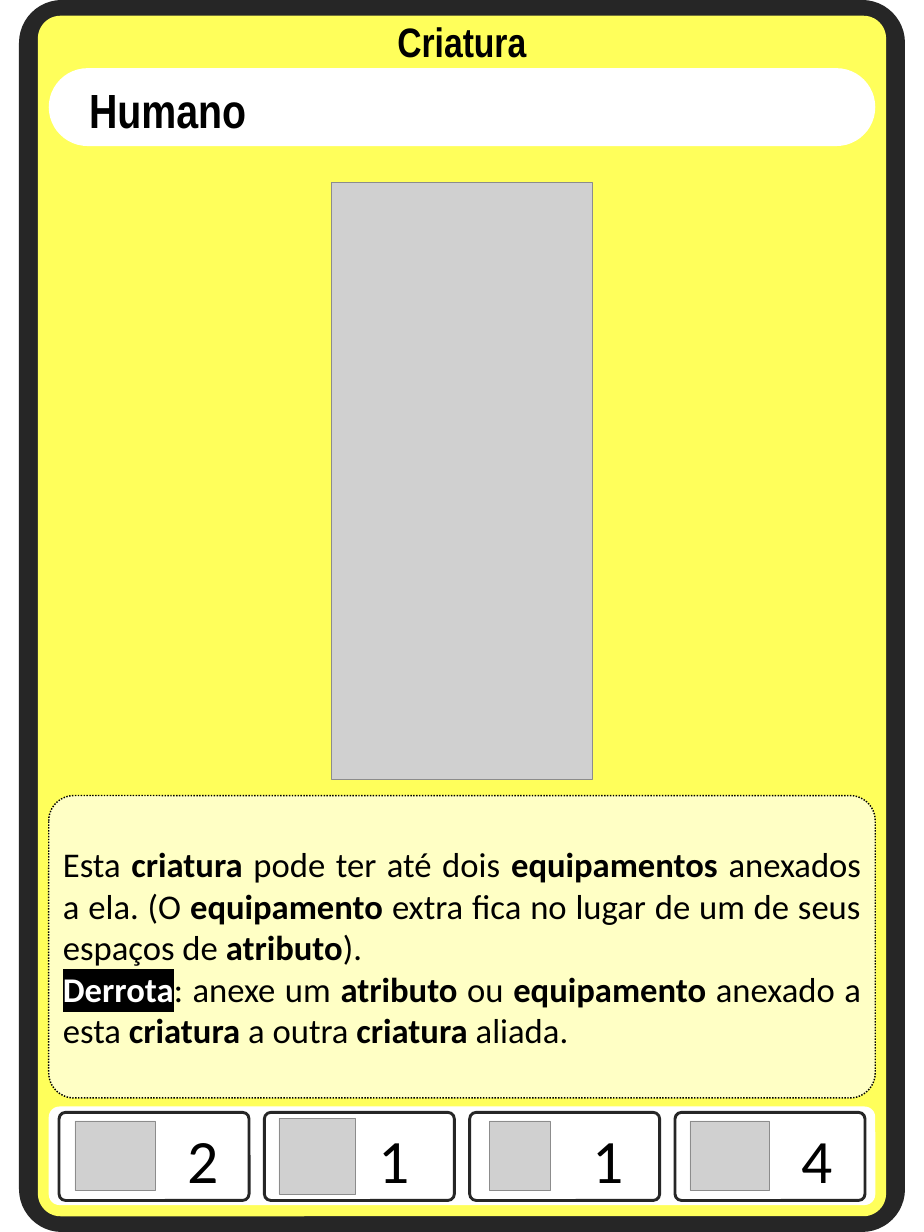
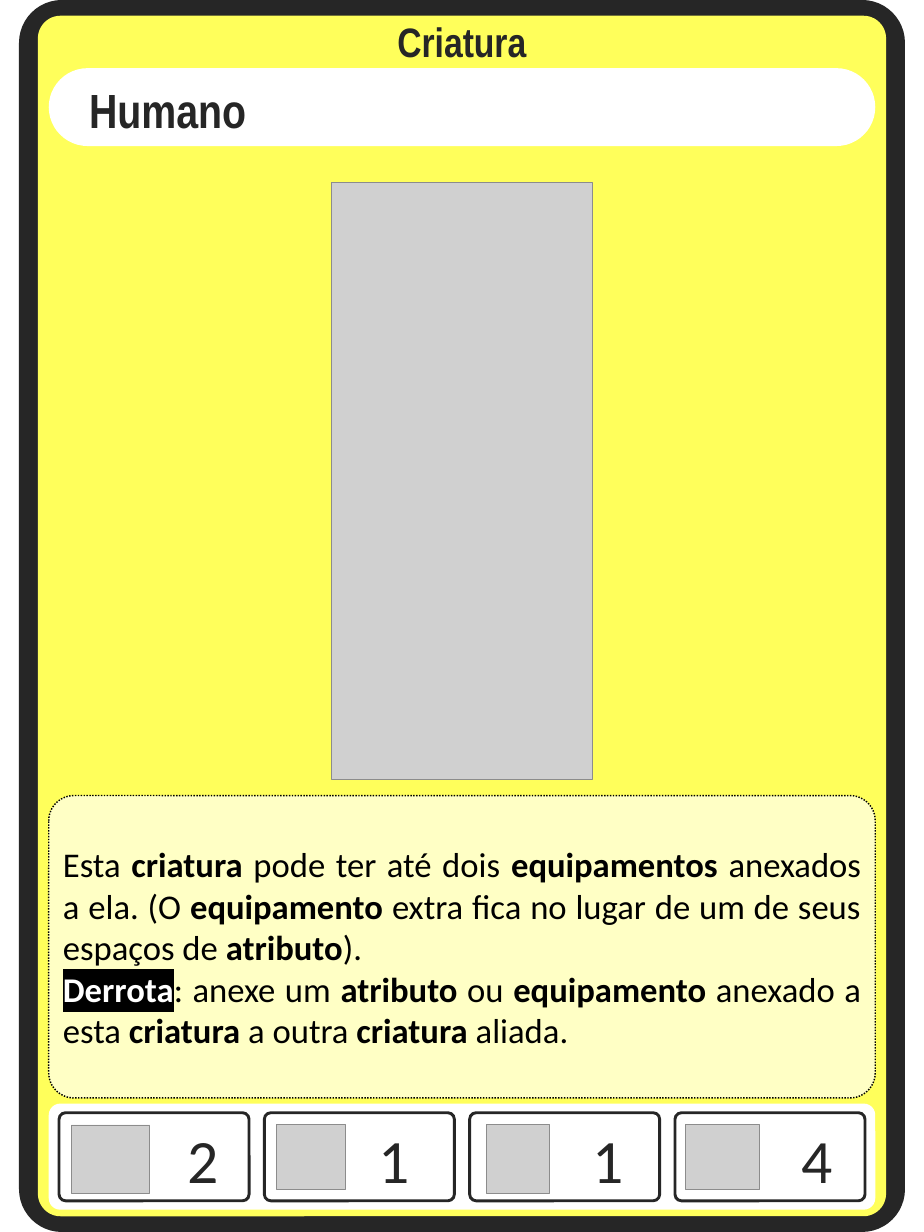
Before and after one commit to Aleyxom/Minimalist-Card-Game, a slide deck: slide 1 of designs/design cartas.pptx. Drawn at 924x1232 pixels with LibreOffice and Linux fonts; fonts in the diff are those of the drawing; grey boxes stand for pictures. Boxes give left, top, right and bottom in pixels: in the first picture for what was removed or moved away, otherwise in the second. Text is boxed around its words. In the diff, an @@ line names an element or a change of style, - is before the commit and + after.

```diff
--- a/designs/design cartas.pptx
+++ b/designs/design cartas.pptx
@@ rounded rectangle: place and size @@
-rounded rectangle at (49, 1107, 875, 1205)
+rounded rectangle at (49, 1104, 875, 1210)
@@ picture: place and size @@
-picture at (75, 1122, 155, 1192)
+picture at (71, 1125, 150, 1193)
@@ picture: place and size @@
-picture at (279, 1119, 356, 1195)
+picture at (277, 1124, 345, 1189)
@@ text colour #000000 to #262626 in 6 elements at (89, 95, 246, 129), (397, 27, 526, 58), (187, 1143, 218, 1183), (802, 1143, 833, 1183), (592, 1143, 623, 1183), (378, 1143, 409, 1183) @@
@@ picture: place and size @@
-picture at (690, 1122, 769, 1192)
+picture at (686, 1124, 760, 1189)
```
Also in this commit, not shown: 1 slide added, 13 other files.
